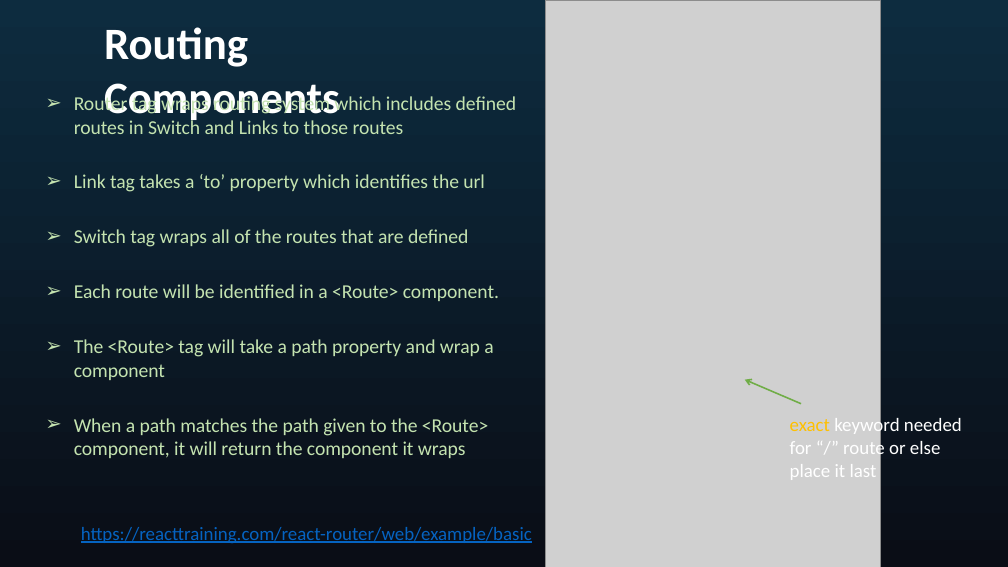
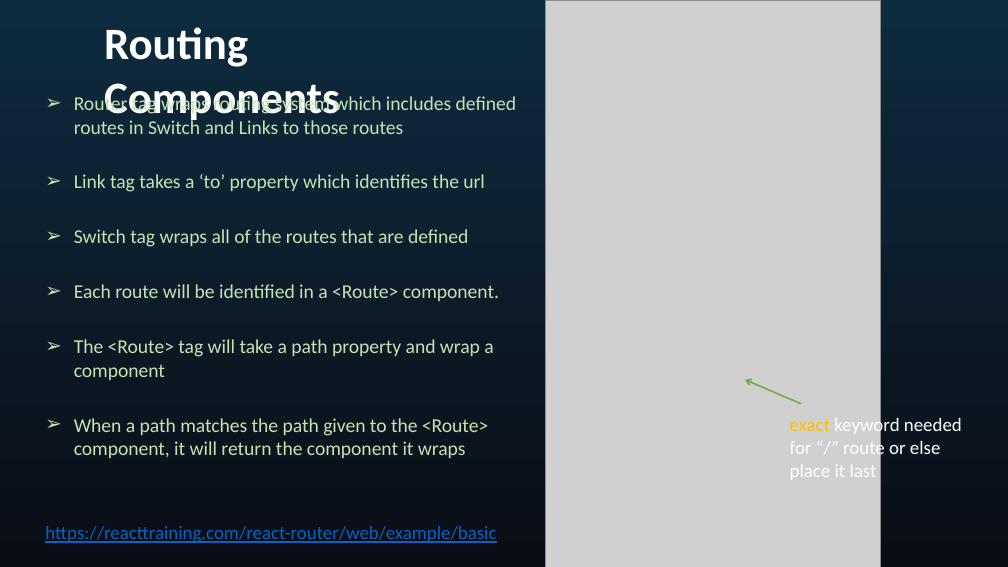
Before and after one commit to seblechernet/PowerPoint-Decks, a slide deck: slide 12 of 04 React Routing, Component Lifecycle Methods.pptx. Drawn at 1008x567 pixels with LibreOffice and Linux fonts; fonts in the diff are those of the drawing; grey boxes stand for pictures. Boxes give left, top, right and bottom in pixels: in the first picture for what was removed or moved away, otherwise in the second. Text is boxed around its words. In the diff, an @@ line names an element or a change of style, - is before the commit and + after.

```diff
--- a/04 React Routing, Component Lifecycle Methods.pptx
+++ b/04 React Routing, Component Lifecycle Methods.pptx
@@ text "https://reacttraining.com/react-router/web/example/basic": place and size @@
-text "https://reacttraining.com/react-router/web/example/basic" at [81, 527, 532, 543]
+text "https://reacttraining.com/react-router/web/example/basic" at [45, 526, 496, 543]
```
Also in this commit, not shown: 2 other slides changed.
